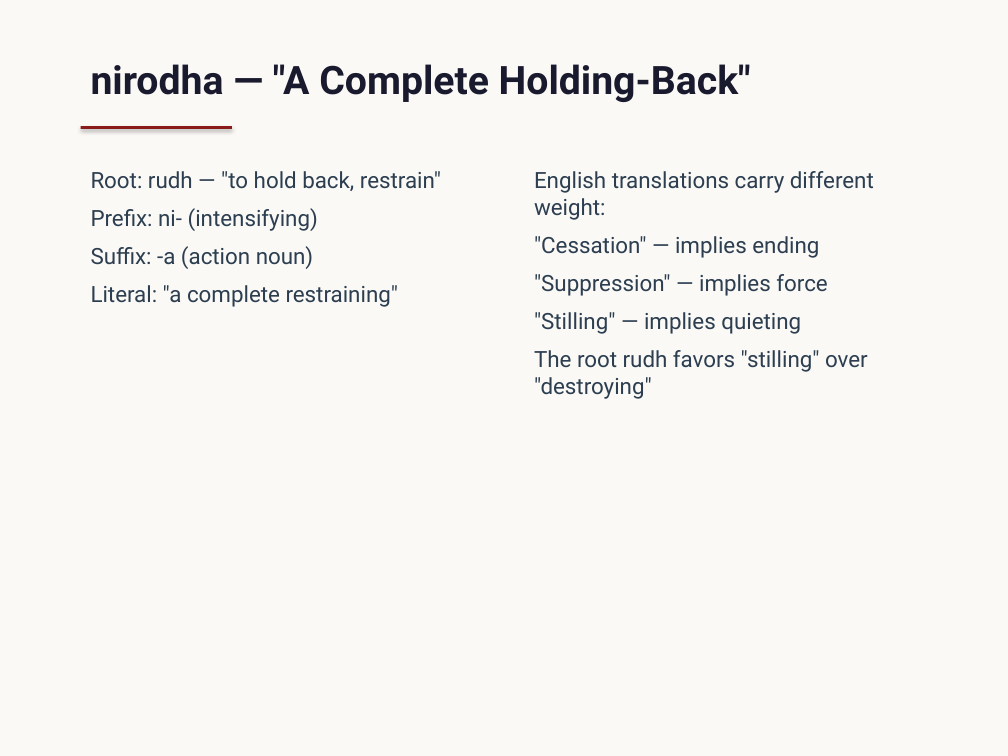
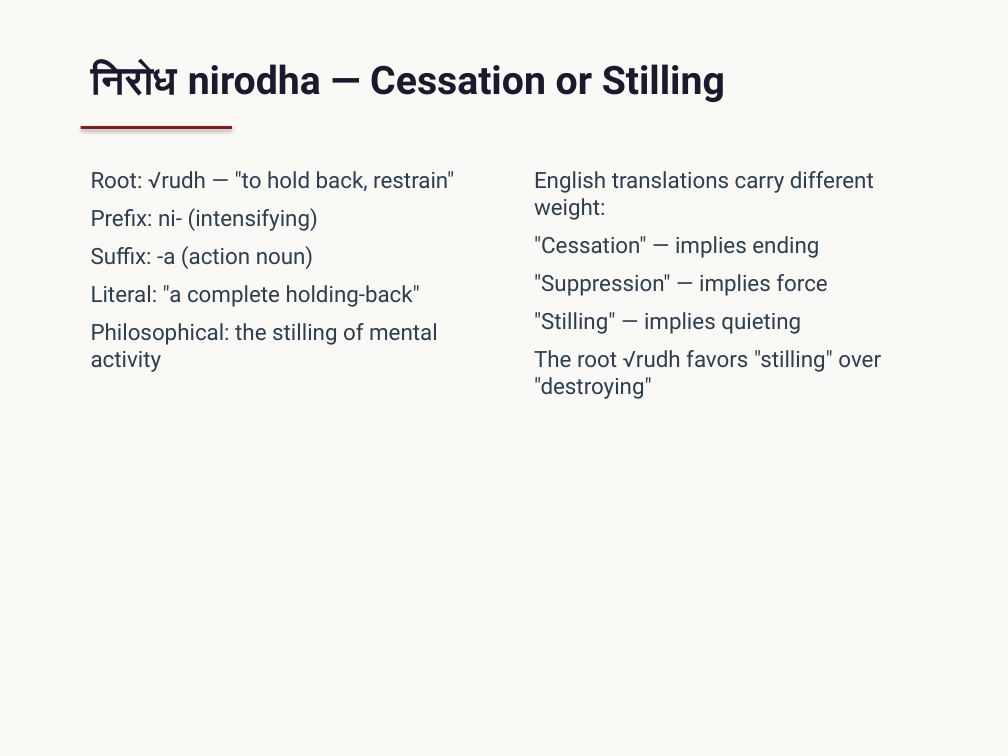
Before and after one commit to jbajaj6/sanskrit_etymology, a slide deck: slide 6 of docs/final_presentation.pptx. Drawn at 1008x756 pixels with LibreOffice and Linux fonts; fonts in the diff are those of the drawing. Boxes give left, top, right and bottom in pixels: in the first picture for what was removed or moved away, otherwise in the second. Text is boxed around its words. In the diff, an @@ line names an element or a change of style, - is before the commit and + after.

```diff
--- a/docs/final_presentation.pptx
+++ b/docs/final_presentation.pptx
@@ text at [91, 63, 725, 102]: text changed @@
-nirodha — "A Complete Holding-Back"
+निरोध nirodha — Cessation or Stilling
@@ text at [91, 171, 454, 191]: text changed @@
-Root: rudh — "to hold back, restrain"
+Root: √rudh — "to hold back, restrain"
@@ text at [91, 285, 438, 372]: text changed @@
-Literal: "a complete restraining"
+Literal: "a complete holding-back"
+Philosophical: the stilling of mental activity
@@ text at [534, 350, 881, 399]: text changed @@
-The root rudh favors "stilling" over "destroying"
+The root √rudh favors "stilling" over "destroying"
```
Also in this commit, not shown: 7 other slides changed, 1 other file.
